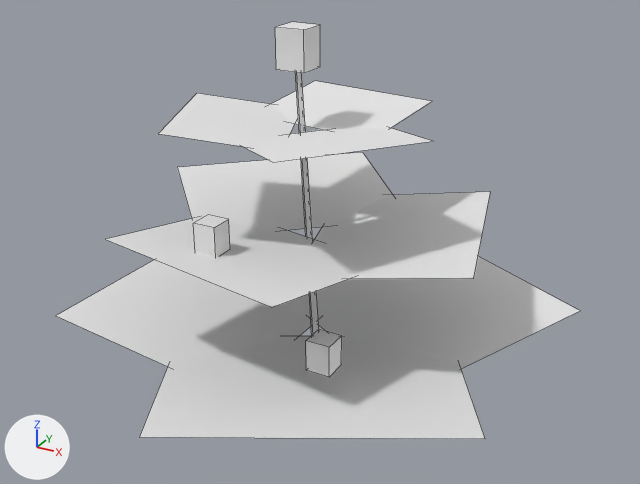
Before and after pictures for a commit that changed the OBJ model src/main/resources/assets/stonedew/models/block/plants/plant_2_2_0_lod.obj.
One viewpoint serves both versions: a 50 mm camera at (1.403, -2.134, 1.183) aimed at (0.508, -0.506, 0.369). Lighting does not change. The marker at lower left points along +X, +Y and +Z. The older version comes first. Mesh edges are drawn as thin lines. Where no turn or scale is listed for an object, it has been applied to the vertices.

Objects in the first picture: 'model'.
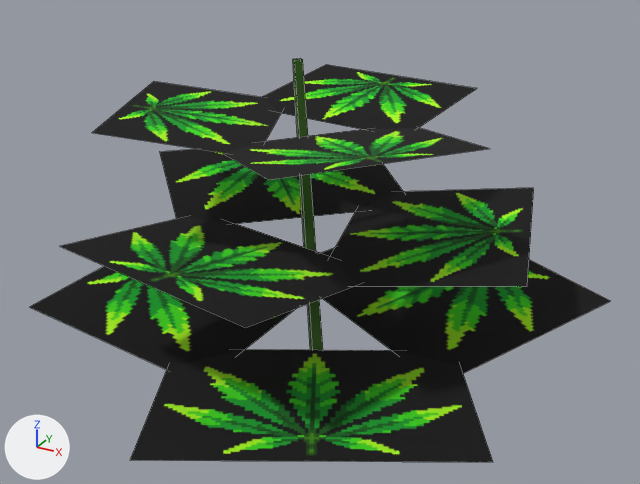
Boxes (x1, y1, x2, y2) around the edits, measured in the pictures (640 x 484 px):
'model', surface changed, reshaped (11% wider): before (57, 22, 579, 439); after (30, 58, 610, 462)
part 1 of me_model, rebuilt: before (295, 72, 319, 335); after (293, 58, 323, 350)
part 2 of me_model, rebuilt (39% wider, 33% taller): before (158, 93, 294, 147); after (92, 81, 281, 153)
part 3 of me_model, rebuilt (33% wider, 30% taller): before (271, 81, 432, 130); after (262, 65, 477, 129)
part 4 of me_model, rebuilt (10% taller): before (139, 336, 485, 439); after (130, 349, 493, 462)
part 5 of me_model, rebuilt (42% wider, 51% taller): before (244, 128, 431, 162); after (223, 128, 489, 180)
part 6 of me_model, rebuilt: before (57, 260, 311, 367); after (30, 266, 297, 370)
part 7 of me_model, rebuilt: before (316, 256, 579, 369); after (322, 248, 610, 373)
part 8 of me_model, rebuilt (21% wider, 24% taller): before (106, 218, 351, 307); after (60, 217, 357, 328)
part 9 of me_model, rebuilt: before (177, 152, 393, 230); after (160, 149, 404, 224)
part 10 of me_model, rebuilt (16% wider, 12% taller): before (315, 192, 490, 279); after (331, 188, 534, 286)
part 11 of me_model, deleted: before (275, 22, 320, 73)
part 12 of me_model, deleted: before (193, 215, 230, 257)
part 13 of me_model, deleted: before (306, 329, 342, 377)

The edits, one by one:
Picture 'leaf_fan' (img_leaf_fan) is new.
Picture 'plant_stem' (img_plant_stem) is new.
In material 'stem' (mat_stem), base_color is no longer (0.8, 0.8, 0.8), white #e7e7e7.
In material 'stem' (mat_stem), texture is now set to img_plant_stem.
In material 'leaf_lod' (mat_leaf_lod), base_color is no longer (0.8, 0.8, 0.8), white #e7e7e7.
In material 'leaf_lod' (mat_leaf_lod), texture is now set to img_leaf_fan.
me_model is used by ob_model.
me_model had 68 vertices, 31 faces and spanned x -0.021..1.047, y -1.1..0.119, z 0.0..0.856.
me_model now has 44 vertices, 13 faces and spans x -0.102..1.101, y -1.166..0.203, z -0.001..0.787.
me_model part 1: the loose piece of 8 vertices spanning x 0.461..0.511, y -0.539..-0.489, z 0.0..0.787 is rebuilt with 8 vertices and now spans x 0.457..0.519, y -0.543..-0.481, z -0.001..0.787.
me_model part 2: the loose piece of 4 vertices spanning x 0.162..0.518, y -0.781..-0.381, z 0.635..0.665 is rebuilt with 4 vertices and now spans x 0.033..0.5, y -0.874..-0.349, z 0.639..0.679.
me_model part 3: the loose piece of 4 vertices spanning x 0.314..0.673, y -0.524..-0.235, z 0.635..0.665 is rebuilt with 4 vertices and now spans x 0.268..0.74, y -0.491..-0.112, z 0.639..0.679.
me_model part 4: the loose piece of 4 vertices spanning x 0.223..1.016, y -1.1..-0.372, z 0.132..0.19 is rebuilt with 4 vertices and now spans x 0.255..1.053, y -1.166..-0.434, z 0.136..0.194.
me_model part 5: the loose piece of 4 vertices spanning x 0.389..0.792, y -0.824..-0.408, z 0.635..0.666 is rebuilt with 4 vertices and now spans x 0.389..0.918, y -0.939..-0.392, z 0.639..0.679.
me_model part 6: the loose piece of 4 vertices spanning x -0.021..0.477, y -0.831..-0.173, z 0.132..0.191 is rebuilt with 4 vertices and now spans x -0.102..0.404, y -0.835..-0.167, z 0.136..0.196.
me_model part 7: the loose piece of 4 vertices spanning x 0.214..1.047, y -0.652..0.119, z 0.132..0.193 is rebuilt with 4 vertices and now spans x 0.244..1.101, y -0.59..0.203, z 0.136..0.198.
me_model part 8: the loose piece of 4 vertices spanning x 0.176..0.716, y -0.936..-0.491, z 0.392..0.435 is rebuilt with 4 vertices and now spans x 0.132..0.731, y -1.034..-0.539, z 0.395..0.444.
me_model part 9: the loose piece of 4 vertices spanning x 0.027..0.651, y -0.673..-0.053, z 0.392..0.437 is rebuilt with 4 vertices and now spans x -0.074..0.635, y -0.652..0.051, z 0.395..0.447.
me_model part 10: the loose piece of 4 vertices spanning x 0.442..0.923, y -0.745..-0.179, z 0.392..0.436 is rebuilt with 4 vertices and now spans x 0.489..1.028, y -0.758..-0.125, z 0.395..0.445.
me_model part 11: the loose piece of 8 vertices spanning x 0.436..0.503, y -0.564..-0.497, z 0.768..0.856 is deleted.
me_model part 12: the loose piece of 8 vertices spanning x 0.363..0.415, y -0.782..-0.729, z 0.418..0.486 is deleted.
me_model part 13: the loose piece of 8 vertices spanning x 0.646..0.698, y -0.814..-0.762, z 0.237..0.305 is deleted.
me_model no longer uses material mat_bud (white #e7e7e7).
